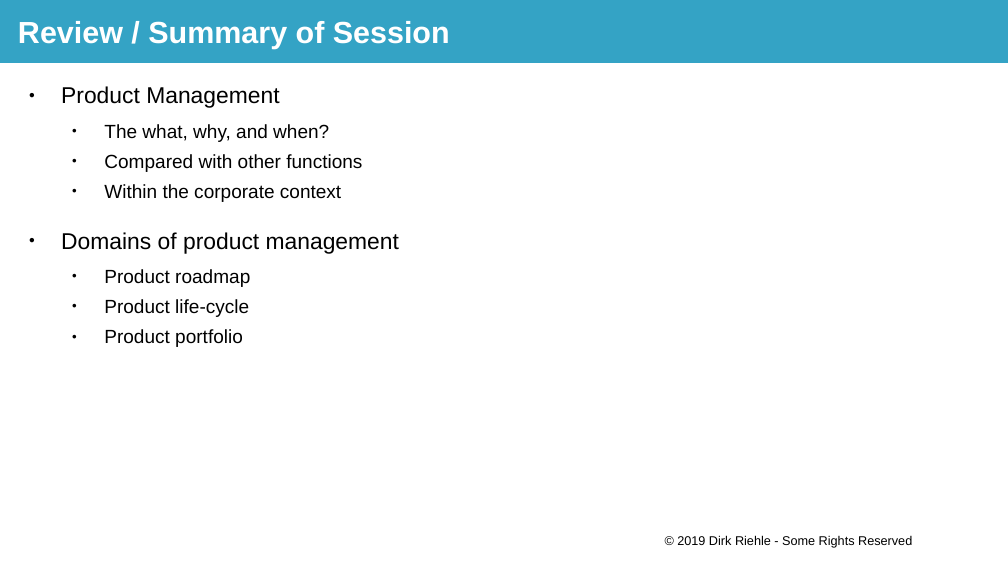
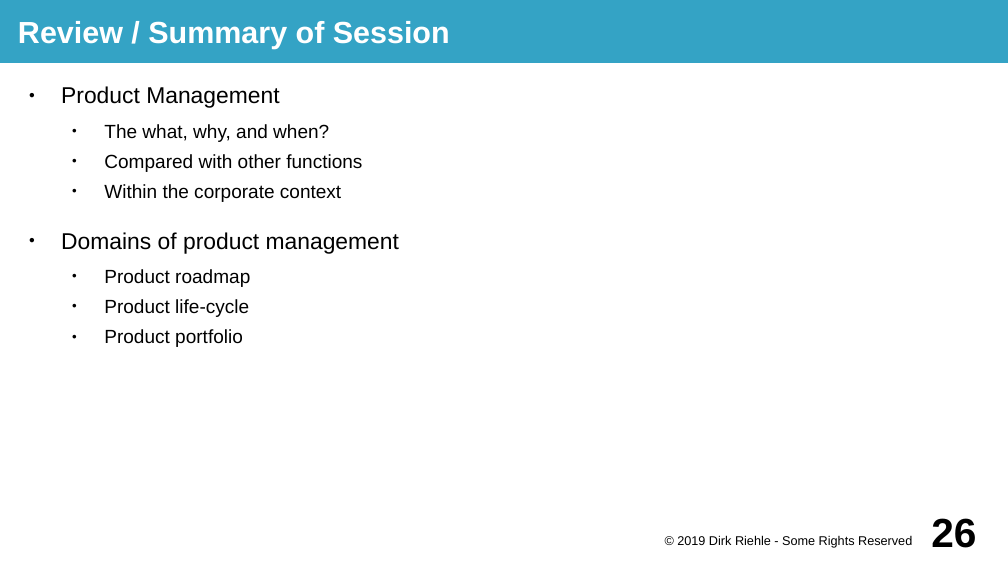
Before and after one commit to dirkriehle/prod-course, a slide deck: slide 26 of Lecture slides/PROD C01 - Software Product Management.odp (slide 25 before the commit). Drawn at 1008x567 pixels with LibreOffice and Linux fonts; fonts in the diff are those of the drawing. Boxes give left, top, right and bottom in pixels: in the first picture for what was removed or moved away, otherwise in the second. Text is boxed around its words. In the diff, an @@ line names an element or a change of style, - is before the commit and + after.

```diff
--- a/Lecture slides/PROD C01 - Software Product Management.odp
+++ b/Lecture slides/PROD C01 - Software Product Management.odp
@@ page number added at (931,518,976,548), 32 pt, text #000000, bold @@
+26
```
Also in this commit, not shown: 24 other slides changed, 1 slide added, 3 other files.
